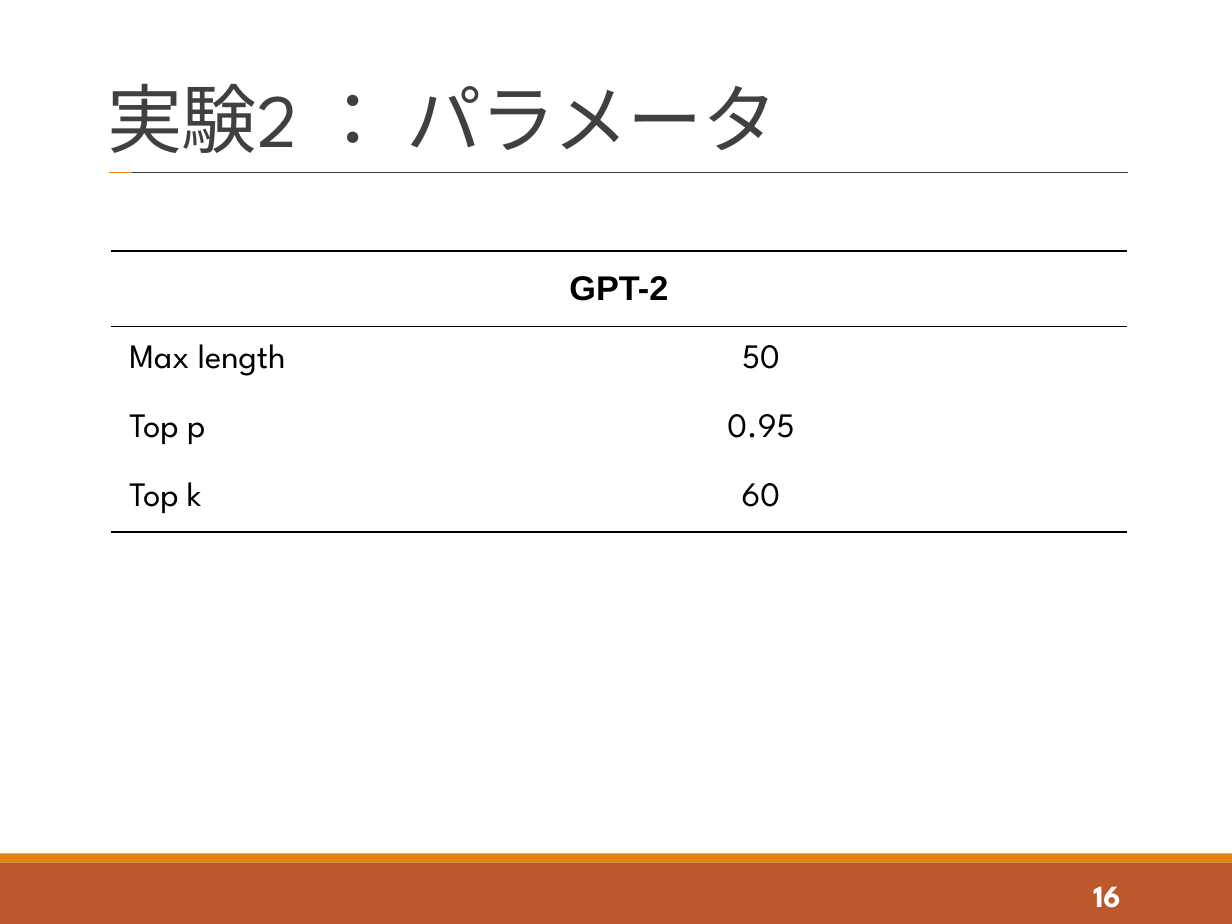
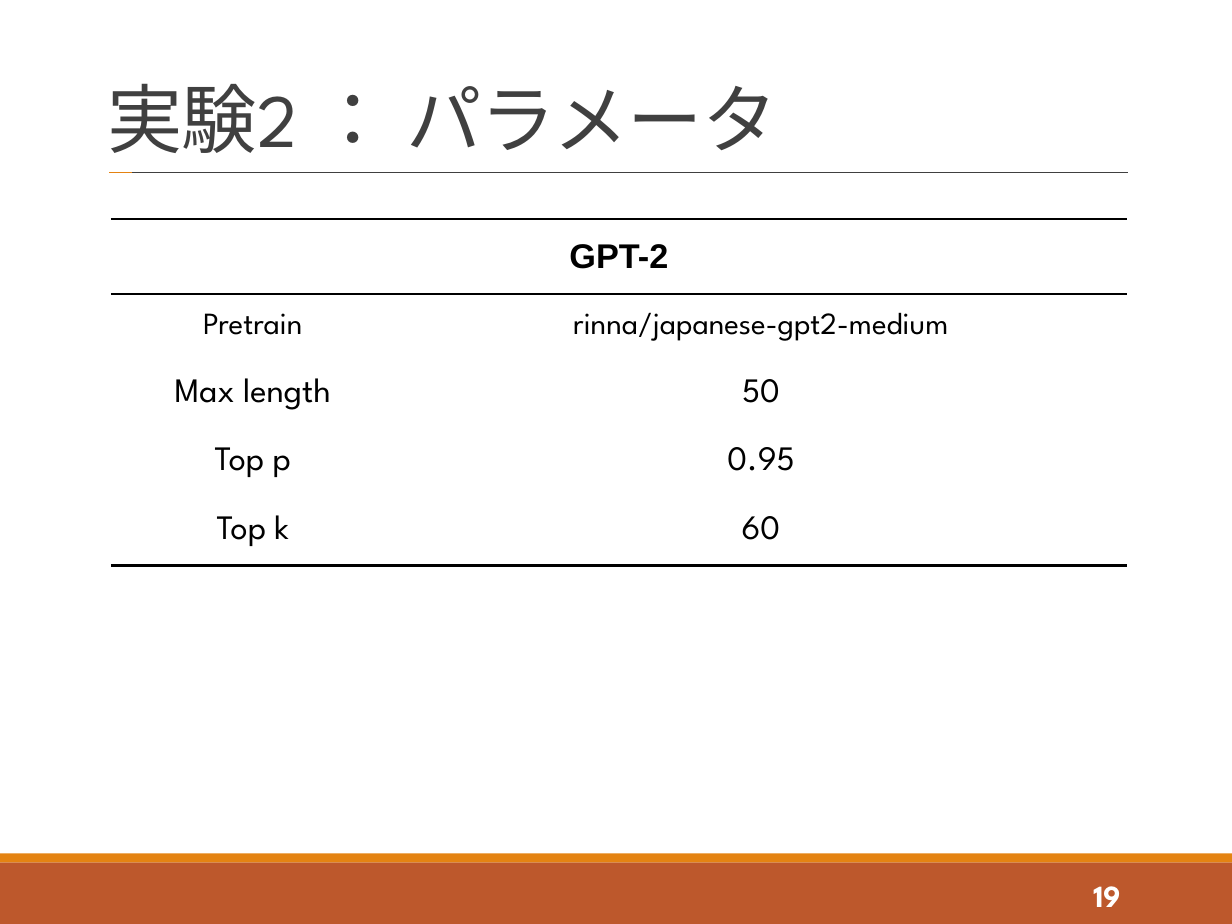
Before and after one commit to tatsuya-sugiyama/WeeklyReport, a slide deck: slide 19 of report/2021_t_1st/2021_1st_sugiyama.pptx (slide 16 before the commit). Drawn at 1232x924 pixels with LibreOffice and Linux fonts; fonts in the diff are those of the drawing. Boxes give left, top, right and bottom in pixels: in the first picture for what was removed or moved away, otherwise in the second. Text is boxed around its words. In the diff, an @@ line names an element or a change of style, - is before the commit and + after.

```diff
--- a/report/2021_t_1st/2021_1st_sugiyama.pptx
+++ b/report/2021_t_1st/2021_1st_sugiyama.pptx
@@ table at (111,219,1127,605) @@
+row 2: Pretrain | rinna/japanese-gpt2-medium
@@ table: place and size @@
-table at (111,251,1127,563)
+table at (111,219,1127,605)
@@ page number at (1093,886,1120,907): text changed @@
-16
+19
```
Also in this commit, not shown: 8 other slides changed, 5 slides added.
